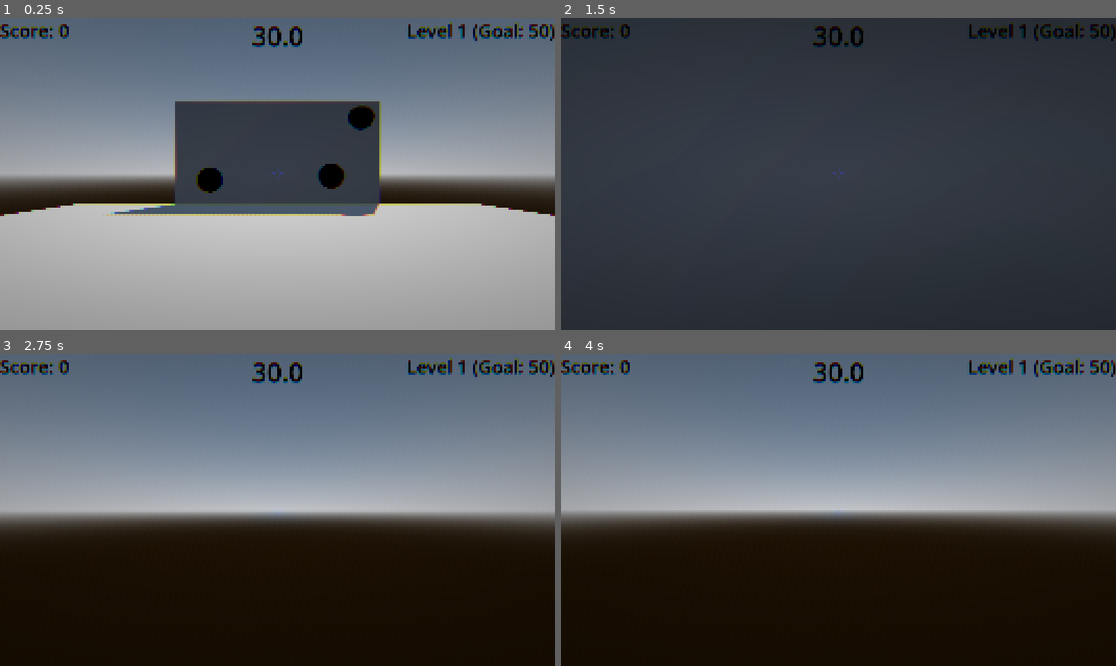
Above: before the commit, frames 1-4 (two rows, left to right).
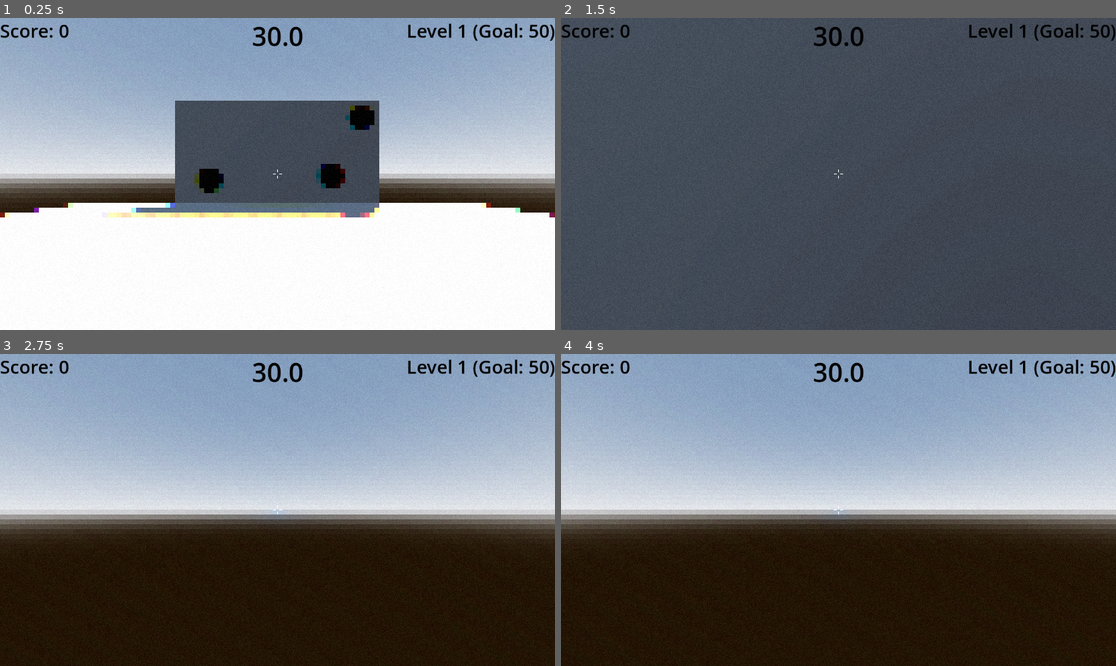
Above: after the commit, the same moments.

Repository: haruval/GAUNTLET
Game: Godot game, scene res://world.tscn
Same seed, same stepped clock (60 frames per second), same inputs: the game is played once before the commit and once after it.
Inputs (mouse positions are in pixels of both pictures, inside the frame that each line leads up to):
- Up to frame 1 (0.25 s): no input
- Up to frame 2 (1.5 s): tap Enter (ui_accept) at 0.5, 0.77 s; move the mouse to (866, 174) at 0.52 s; hold Up (ui_up) from 0.53 s (still down); click (866, 174) at 0.67 s; move the mouse to (810, 174) at 1.27 s
- Up to frame 3 (2.75 s): keep holding Up (ui_up); tap Enter (ui_accept) at 1.52, 2 s; move the mouse to (288, 503) at 2.02 s
- Up to frame 4 (4 s): keep holding Up (ui_up); tap Enter (ui_accept) at 2.75, 3.02, 3.5, 3.77 s; move the mouse to (832, 516) at 2.77 s; click (832, 516) at 2.92 s; move the mouse to (877, 513) at 3.52 s

The runs differ from the first frame. In frame 1, 85% of the frame differs, in the area x 0-100%, y 0-100%; in frame 2, 51%; in frame 3, 53%; in frame 4, 52%.

Commit message:
SHADER LOOKS GOOD NOW

Diff:
--- a/retro_postprocess_screen.gdshader
+++ b/retro_postprocess_screen.gdshader
@@ -1,67 +1,44 @@
-/*shader_type canvas_item;
+shader_type canvas_item;
 
-// Declare the screen texture explicitly (Godot 4+)
+/* explicit screen sampler (Godot 4+) */
 uniform sampler2D SCREEN_TEXTURE : hint_screen_texture, filter_nearest;
 
-uniform bool scale_resolution = true;
-uniform int target_resolution_scale : hint_range(1,8) = 3;
-
-void fragment() {
-    // Compute viewport size without VIEWPORT_SIZE
-    vec2 viewport_size = 1.0 / SCREEN_PIXEL_SIZE;
-
-    ivec2 ipx = ivec2(FRAGCOORD.xy);
-    vec2 uv;
-
-    if (scale_resolution && target_resolution_scale > 1) {
-        ivec2 low = ipx / target_resolution_scale;
-        vec2 sample_px = (vec2(low) + 0.5) * float(target_resolution_scale);
-        uv = sample_px / viewport_size;
-    } else {
-        uv = SCREEN_UV;
-    }
-
-    COLOR = texture(SCREEN_TEXTURE, uv);
-}*/
-
-///////////////////////////////////
-//try new stuff here
-///////////////////////////////////
-
-shader_type canvas_item;
-
-/* Explicit screen sampler for Godot 4+ */
-uniform sampler2D SCREEN_TEXTURE : hint_screen_texture, filter_nearest;
-
-/* ===== Exaggerated retro look (strong defaults) ===== */
+/* ===== Retro core (no CRT, no jitter) ===== */
 group_uniforms resolution_and_colors;
 uniform bool  scale_resolution = true;
-uniform int   target_resolution_scale : hint_range(1,12) = 6;   // bigger = chunkier pixels
-
+uniform int   target_resolution_scale : hint_range(1,32) = 8;   // bigger = chunkier pixels
 uniform bool  change_color_depth = true;
-uniform int   target_color_depth  : hint_range(1,8) = 3;        // 3 bits/channel
+uniform int   target_color_depth  : hint_range(1,8) = 2;        // 2 bits/channel = heavy posterize
 uniform bool  dithering = true;
 
+/* simple grading */
 group_uniforms grading;
 uniform float brightness : hint_range(-1.0,1.0) = 0.0;
-uniform float contrast   : hint_range(0.5,2.0)  = 1.35;
+uniform float contrast   : hint_range(0.5,3.0)  = 1.25;
 uniform float saturation : hint_range(0.0,2.0)  = 0.9;
 
-group_uniforms crt_styling;
-uniform bool  scanlines_enabled = true;
-uniform float scanline_strength : hint_range(0.0,1.0) = 0.25;
-uniform float scanline_frequency : hint_range(0.5,8.0) = 2.0;
+/* film grain (kept subtle) */
+group_uniforms film_fx;
+uniform bool  noise_enabled        = true;
+uniform float noise_strength       : hint_range(0.0,0.5) = 0.03;
 
-uniform bool  vignette_enabled = true;
-uniform float vignette_strength : hint_range(0.0,1.0) = 0.35;
-uniform float vignette_softness : hint_range(0.1,1.5) = 0.8;
+/* 🔴 chromatic aberration (ON and stronger by default) */
+group_uniforms aberration;
+uniform bool  chromab_enabled = true;
+uniform float chromab_pixels  : hint_range(0.0,8.0) = 3.5;  // RB shift in pixels (cranked)
 
-uniform bool  chromab_enabled = true;
-uniform float chromab_pixels  : hint_range(0.0,4.0) = 1.5;      // RB shift in *pixels*
+/* optional gradient recolor (hue swap) */
+group_uniforms gradient_recoloring;
+uniform bool       enable_recolor  = false;
+uniform sampler2D  to_gradient     : hint_default_black, filter_nearest;
 
-group_uniforms gradient_recoloring;
-uniform bool       enable_recolor = false;
-uniform sampler2D  to_gradient    : hint_default_black, filter_nearest;
+/* optional 4-color palette lock (extreme look) */
+group_uniforms palette_lock;
+uniform bool  palette_enabled = false;
+uniform vec3  pal0 = vec3(0.07, 0.09, 0.12);  // dark
+uniform vec3  pal1 = vec3(0.24, 0.45, 0.68);  // mid
+uniform vec3  pal2 = vec3(0.68, 0.85, 0.94);  // light
+uniform vec3  pal3 = vec3(0.95, 0.98, 1.00);  // highlight
 
 /* ---------- helpers ---------- */
 
@@ -107,72 +84,76 @@
 }
 
 vec3 apply_grading(vec3 col,float br,float ct,float sat){
-    col+=br;
-    col=(col-0.5)*ct+0.5;
-    float luma=dot(col,vec3(0.2126,0.7152,0.0722));
-    col=mix(vec3(luma),col,sat);
-    return clamp(col,0.0,1.0);
+    col += br;
+    col  = (col - 0.5) * ct + 0.5;
+    float luma = dot(col, vec3(0.2126,0.7152,0.0722));
+    col  = mix(vec3(luma), col, sat);
+    return clamp(col, 0.0, 1.0);
 }
 
-float vignette_mask(vec2 uv,float strength,float softness,vec2 viewport_size){
-    vec2 aspect=vec2(1.0,viewport_size.x/viewport_size.y);
-    vec2 p=(uv-0.5)*aspect;
-    float d=length(p);
-    float edge=0.5;
-    float v=1.0-smoothstep(edge-softness,edge+softness,d);
-    return mix(1.0,v,strength);
+vec3 nearest_palette(vec3 c){
+    vec3 p0=pal0, p1=pal1, p2=pal2, p3=pal3;
+    float d0=distance(c,p0), d1=distance(c,p1), d2=distance(c,p2), d3=distance(c,p3);
+    vec3 best=p0; float bd=d0;
+    if(d1<bd){best=p1; bd=d1;}
+    if(d2<bd){best=p2; bd=d2;}
+    if(d3<bd){best=p3; bd=d3;}
+    return best;
 }
 
 /* ---------- main ---------- */
 
 void fragment(){
-    // Robust viewport size (works across Godot 4.x)
     vec2 viewport_size = vec2(textureSize(SCREEN_TEXTURE, 0));
-
     ivec2 ipx = ivec2(FRAGCOORD.xy);
 
-    // Pixel snapping for chunky resolution
+    // pixel snap
     vec2 uv;
     if (scale_resolution && target_resolution_scale > 1) {
-        ivec2 low     = ipx / target_resolution_scale;
-        vec2  samplep = (vec2(low) + 0.5) * float(target_resolution_scale);
+        ivec2 low = ipx / target_resolution_scale;
+        vec2 samplep = (vec2(low) + 0.5) * float(target_resolution_scale);
         uv = samplep / viewport_size;
     } else {
         uv = SCREEN_UV;
     }
 
-    // Chromatic aberration: shift R/B by N pixels along radial direction
+    // sample scene (strong chromatic aberration)
     vec3 color;
     if (chromab_enabled && chromab_pixels > 0.0) {
         vec2 center_uv = vec2(0.5);
-        vec2 dir = normalize(uv - center_uv + 1e-6);       // avoid NaN at exact center
+        vec2 dir = normalize(uv - center_uv + 1e-6);
         vec2 px_uv = dir * (chromab_pixels / viewport_size);
         float r = texture(SCREEN_TEXTURE, uv + px_uv).r;
         float g = texture(SCREEN_TEXTURE, uv).g;
         float b = texture(SCREEN_TEXTURE, uv - px_uv).b;
-        color = vec3(r, g, b);
+        color = vec3(r,g,b);
     } else {
         color = texture(SCREEN_TEXTURE, uv).rgb;
     }
 
-    // Optional hue remap (swap hue using 1D gradient)
+    // optional hue remap
     if (enable_recolor) {
         vec3 hsv = rgb2hsv(color);
         float hue01 = hsv.x / 360.0;
-        vec3 mapped_rgb = texture(to_gradient, vec2(hue01, 0.5)).rgb;
-        vec3 mapped_hsv = rgb2hsv(mapped_rgb);
-        hsv.x = mapped_hsv.x;
+        vec3 map_rgb = texture(to_gradient, vec2(hue01, 0.5)).rgb;
+        hsv.x = rgb2hsv(map_rgb).x;
         color = hsv2rgb(hsv);
     }
 
-    // Filmic pop
+    // grading
     color = apply_grading(color, brightness, contrast, saturation);
 
-    // Posterize + ordered dithering
+    // subtle grain
+    if (noise_enabled && noise_strength > 0.0) {
+        float n = fract(sin(dot(vec2(ipx) + TIME * 121.7, vec2(12.9898,78.233))) * 43758.5453);
+        n = n * 2.0 - 1.0;
+        color = clamp(color + n * noise_strength, 0.0, 1.0);
+    }
+
+    // quantize + ordered dithering
     ivec3 ci = ivec3(round(color * 255.0));
     if (dithering) {
-        ci += ivec3(dither4x4(ipx));
-        ci = clamp(ci, ivec3(0), ivec3(255));
+        ci = clamp(ci + ivec3(dither4x4(ipx)), ivec3(0), ivec3(255));
     }
 
     vec3 quant;
@@ -183,16 +164,9 @@
         quant = vec3(ci) / 255.0;
     }
 
-    // CRT scanlines (row-based darkening)
-    if (scanlines_enabled && scanline_strength > 0.0) {
-        float s = 0.5 + 0.5 * sin(float(ipx.y) * 3.14159265 * scanline_frequency);
-        quant *= mix(1.0, s, scanline_strength);
-    }
-
-    // Vignette
-    if (vignette_enabled && vignette_strength > 0.0) {
-        float v = vignette_mask(SCREEN_UV, vignette_strength, vignette_softness, viewport_size);
-        quant *= v;
+    // optional 4-color palette crush
+    if (palette_enabled) {
+        quant = nearest_palette(quant);
     }
 
     COLOR = vec4(quant, 1.0);
--- a/world.tscn
+++ b/world.tscn
@@ -26,22 +26,23 @@
 [sub_resource type="ShaderMaterial" id="ShaderMaterial_dwbse"]
 shader = ExtResource("5_036b0")
 shader_parameter/scale_resolution = true
-shader_parameter/target_resolution_scale = 3
+shader_parameter/target_resolution_scale = 7
 shader_parameter/change_color_depth = false
 shader_parameter/target_color_depth = 5
 shader_parameter/dithering = false
 shader_parameter/brightness = 0.0
 shader_parameter/contrast = 1.35
 shader_parameter/saturation = 0.9
-shader_parameter/scanlines_enabled = true
-shader_parameter/scanline_strength = 0.25
-shader_parameter/scanline_frequency = 2.0
-shader_parameter/vignette_enabled = true
-shader_parameter/vignette_strength = 0.35
-shader_parameter/vignette_softness = 0.8
+shader_parameter/noise_enabled = true
+shader_parameter/noise_strength = 0.035
 shader_parameter/chromab_enabled = true
 shader_parameter/chromab_pixels = 1.5
 shader_parameter/enable_recolor = false
+shader_parameter/palette_enabled = false
+shader_parameter/pal0 = Vector3(0.05, 0.1, 0.05)
+shader_parameter/pal1 = Vector3(0.2, 0.45, 0.2)
+shader_parameter/pal2 = Vector3(0.6, 0.8, 0.35)
+shader_parameter/pal3 = Vector3(0.9, 0.95, 0.7)
 
 [node name="World" type="Node3D"]
 script = ExtResource("1_fj7yv")
@@ -74,6 +75,7 @@
 mesh = SubResource("BoxMesh_fj7yv")
 
 [node name="CanvasLayer" type="CanvasLayer" parent="."]
+layer = 2
 
 [node name="ScoreLabel" type="Label" parent="CanvasLayer"]
 offset_right = 143.0
